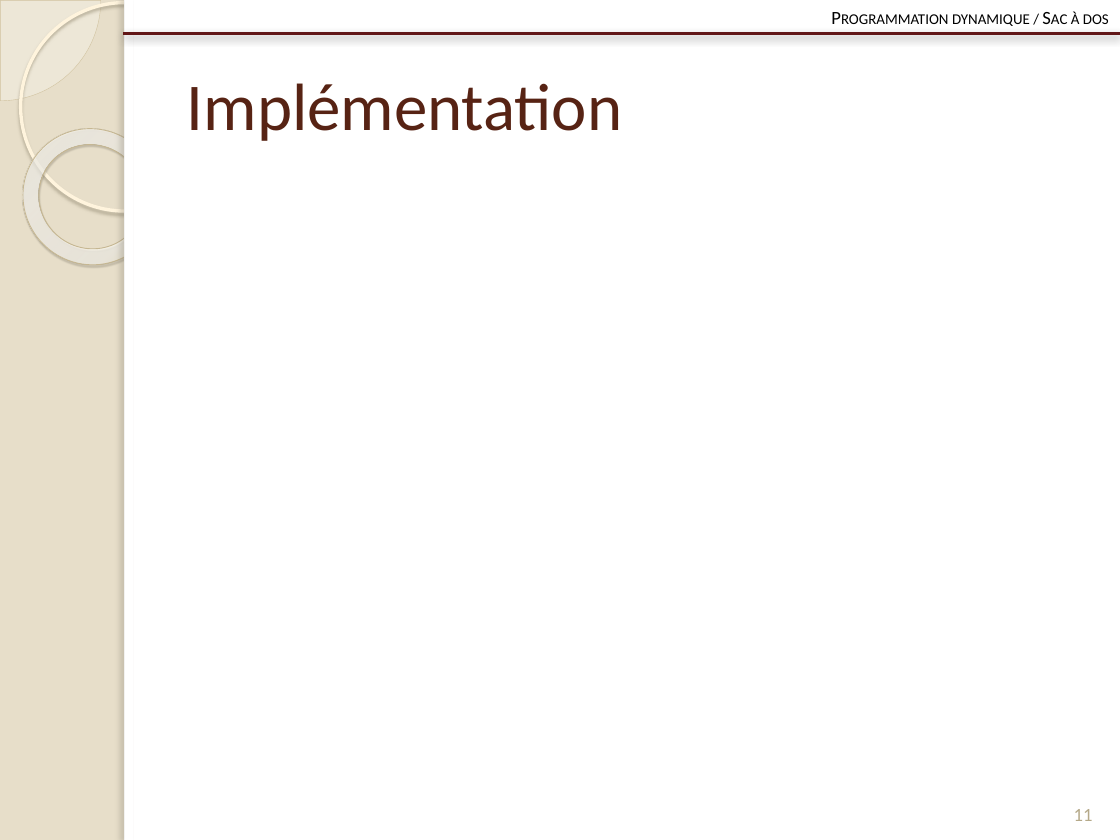
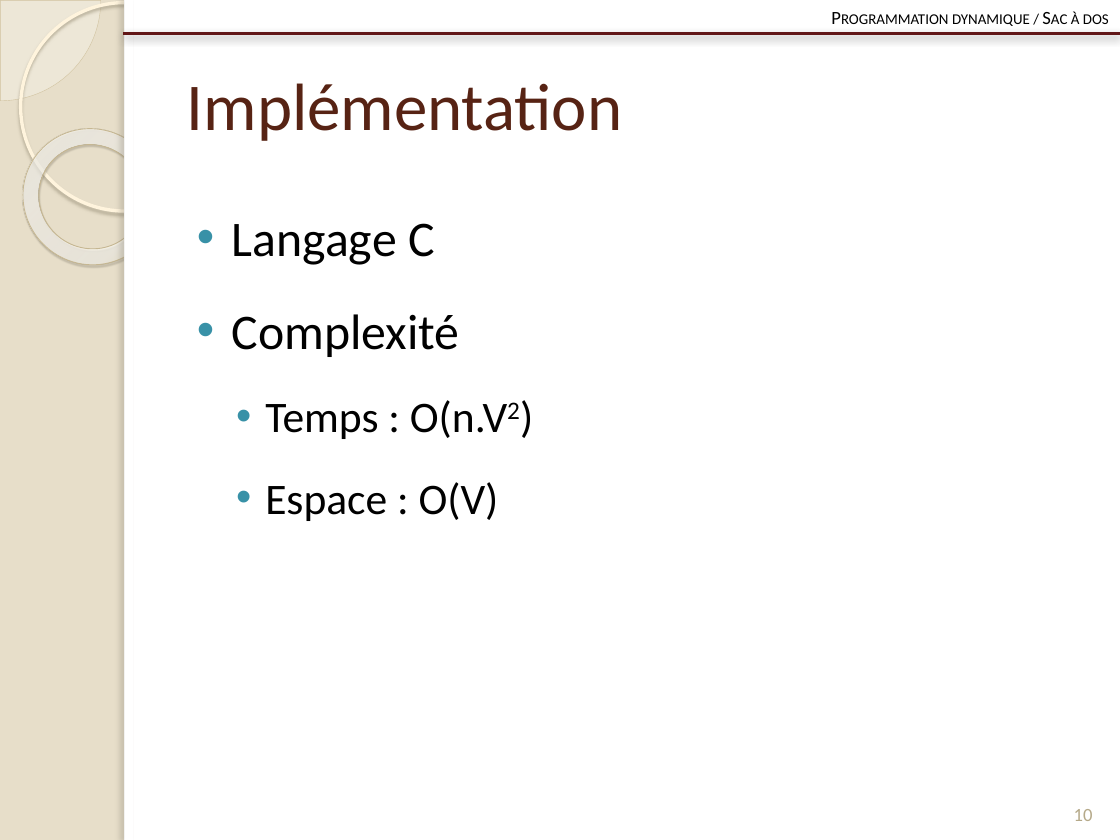
Before and after one commit to Origraena/moca, a slide deck: slide 11 of gmin213/tp/presentation/pres.pptx (slide 12 before the commit). Drawn at 1120x840 pixels with LibreOffice and Linux fonts; fonts in the diff are those of the drawing. Boxes give left, top, right and bottom in pixels: in the first picture for what was removed or moved away, otherwise in the second. Text is boxed around its words. In the diff, an @@ line names an element or a change of style, - is before the commit and + after.

```diff
--- a/gmin213/tp/presentation/pres.pptx
+++ b/gmin213/tp/presentation/pres.pptx
@@ text added at [232,223,507,521], 28 pt, text #000000 @@
+• Langage C
+• Complexité
+  • Temps : O(n.V2)
+  • Espace : O(V)
@@ page number at [1074,809,1093,821]: text changed @@
-11
+10
```
Also in this commit, not shown: 5 other slides changed, 2 slides removed, 4 other files.
